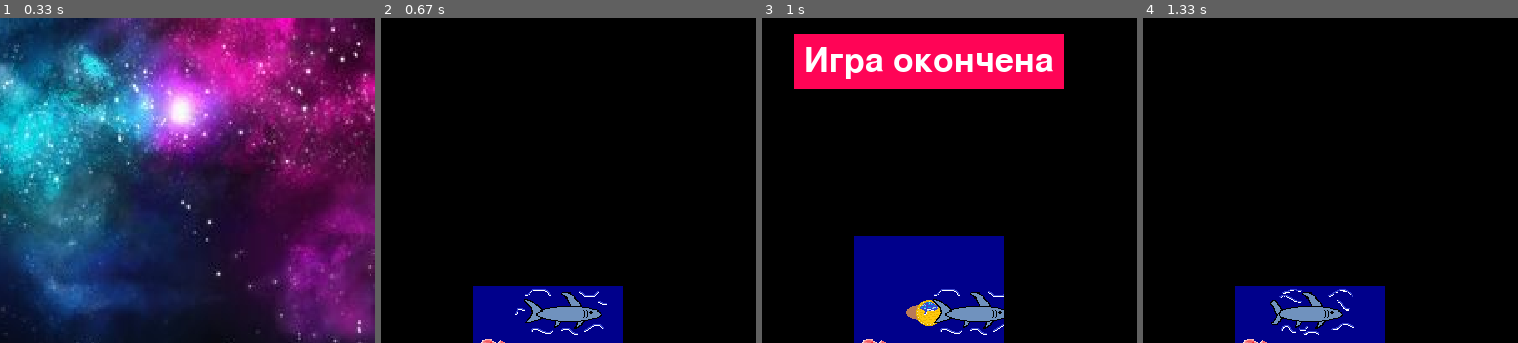
Above: before the commit, frames 1-4 (left to right).
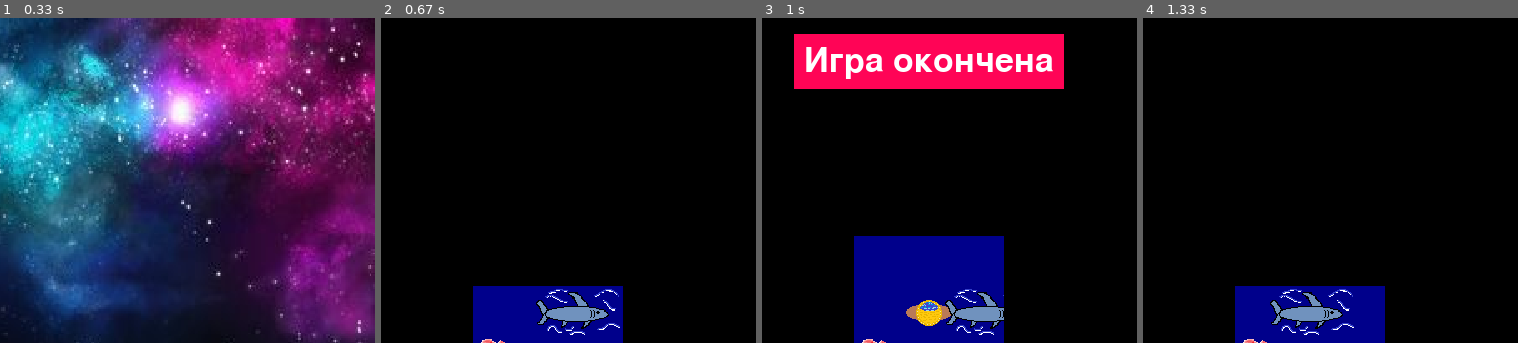
Above: after the commit, the same moments.

Repository: AZEN-SGG/PyGameProject
Game: pygame game, started from MainProgramm.py
Same seed, same stepped clock (60 frames per second), same inputs: the game is played once before the commit and once after it.
Inputs:
- Up to frame 1 (0.33 s): no input
- Up to frame 2 (0.67 s): hold Right from 0.33 s (still down)
- Up to frame 3 (1 s): release Right at 0.8 s; hold Up from 0.83 s (still down)
- Up to frame 4 (1.33 s): release Up at 1.13 s; tap Space at 1.17 s
The pictures show only the part of the screen within x 28-78%, y 43-93%; the shares and areas given below are measured in that part.

Frame 1 is identical in both runs. In frame 2, 1.3% of the frame differs, in the area x 35-64%, y 83-98%; in frame 3, 1.1%; in frame 4, nothing differs.

Commit message:
Добавила текст правил в основной уровень

Diff:
--- a/FirstLevel.py
+++ b/FirstLevel.py
@@ -42,43 +42,6 @@
     pygame.draw.rect(screen, (255, 4, 86), (text_x - 10, text_y - 10,
                                             text_w + 20, text_h + 20))
     screen.blit(text, (text_x, text_y))
-
-
-def terminate():
-    pygame.quit()
-    sys.exit()
-
-
-def start_screen():
-    intro_text = ["Правила игры",
-                  "Управление игроком происходит благодаря",
-                  "кнопкам WASD или стрелочками",
-                  'Чтобы пройти кровень необходимо найти ключ и открыть им дверь',
-                  'Так же на уровнях присутствуют препятствия',
-                  "Одни будут просто мешать проходу, другие отнимать жизни",
-                  'Цель игры собрать наибольшего количества очков']
-
-    fon = pygame.transform.scale(load_image('data/fon.png'), (WIDTH, HEIGHT))
-    screen.blit(fon, (0, 0))
-    font = pygame.font.Font(None, 30)
-    text_coord = 50
-    for line in intro_text:
-        string_rendered = font.render(line, 1, pygame.Color('white'))
-        intro_rect = string_rendered.get_rect()
-        text_coord += 10
-        intro_rect.top = text_coord
-        intro_rect.x = 10
-        text_coord += intro_rect.height
-        screen.blit(string_rendered, intro_rect)
-
-    while True:
-        for event in pygame.event.get():
-            if event.type == pygame.QUIT:
-                terminate()
-            elif event.type == pygame.KEYDOWN or event.type == pygame.MOUSEBUTTONDOWN:
-                return
-        pygame.display.flip()
-        clock.tick(FPS)
 
 
 def return_back():  # Возвращение спрайтов на исходные позиции
@@ -739,7 +702,6 @@
 
 
 def first_level(running: bool = True, points: str = '000000'):
-    start_screen()
     global KEY
     global KEY_STAR
 
--- a/MainProgramm.py
+++ b/MainProgramm.py
@@ -34,8 +34,40 @@
     sys.exit()
 
 
+def start_screen(intro_text):
+    fon = pygame.transform.scale(load_image('fon.png'), (WIDTH, HEIGHT))
+    screen.blit(fon, (0, 0))
+    font = pygame.font.Font(None, 30)
+    text_coord = 50
+
+    for line in intro_text:
+        string_rendered = font.render(line, 1, pygame.Color('white'))
+        intro_rect = string_rendered.get_rect()
+        text_coord += 10
+        intro_rect.top = text_coord
+        intro_rect.x = 10
+        text_coord += intro_rect.height
+        screen.blit(string_rendered, intro_rect)
+
+    while True:
+        for event in pygame.event.get():
+            if event.type == pygame.QUIT:
+                terminate()
+
+            elif event.type == pygame.KEYDOWN or event.type == pygame.MOUSEBUTTONDOWN:
+                return
+
+        pygame.display.flip()
+        clock.tick(FPS)
 
 
+intro_text = ["Правила игры",
+                  "Управление игроком происходит благодаря",
+                  "кнопкам WASD или стрелочками",
+                  'Чтобы пройти кровень необходимо найти ключ и открыть им дверь',
+                  'Так же на уровнях присутствуют препятствия',
+                  "Одни будут просто мешать проходу, другие отнимать жизни",
+                  'Цель игры собрать наибольшего количества очков']
 
 pygame.init()
 pygame.mixer.init()
@@ -43,6 +75,8 @@
 
 screen = pygame.display.set_mode((WIDTH, HEIGHT))
 clock = pygame.time.Clock()
+
+start_screen(intro_text)
 
 something = FirstLevel.first_level(True)
 
